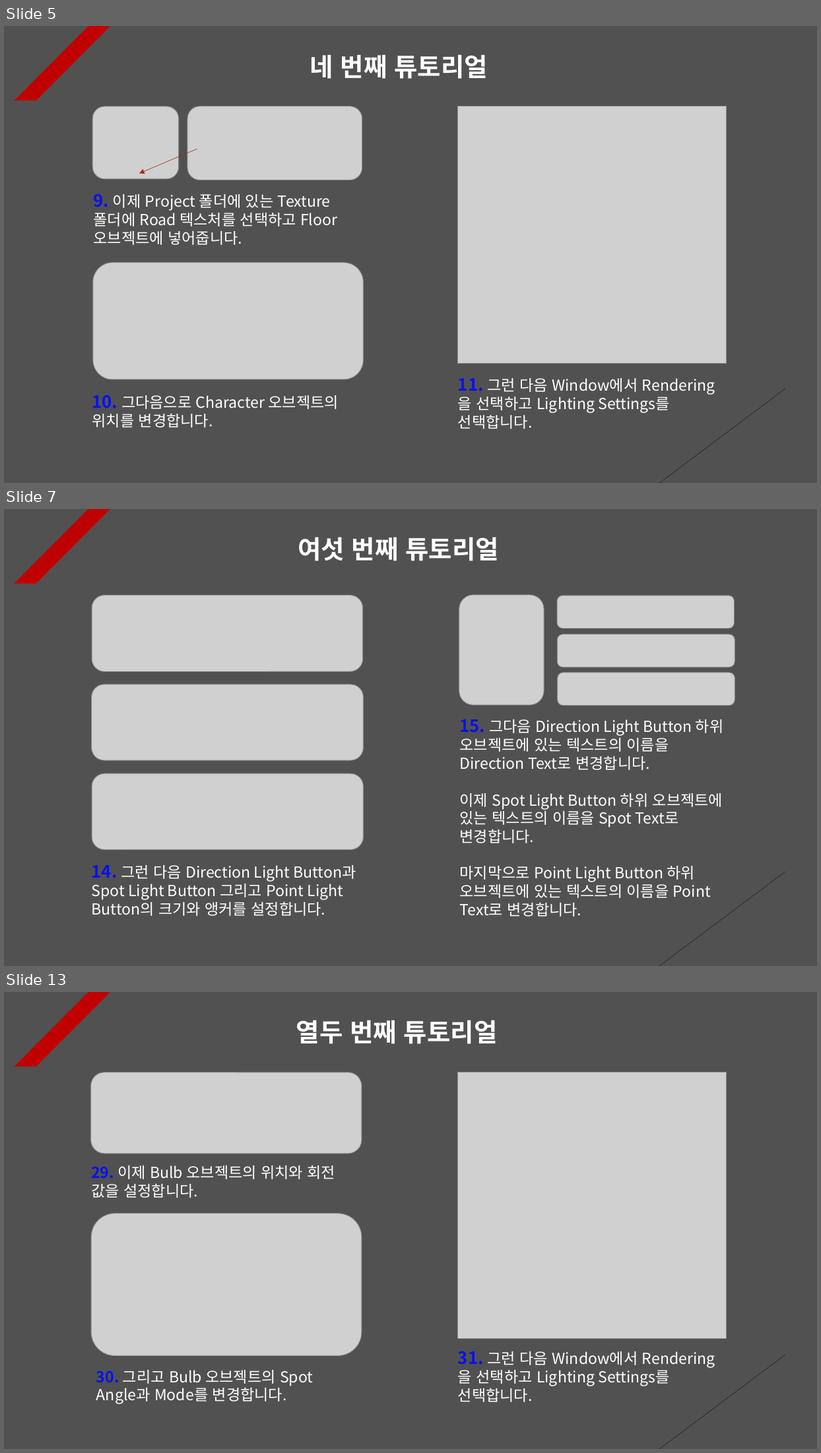
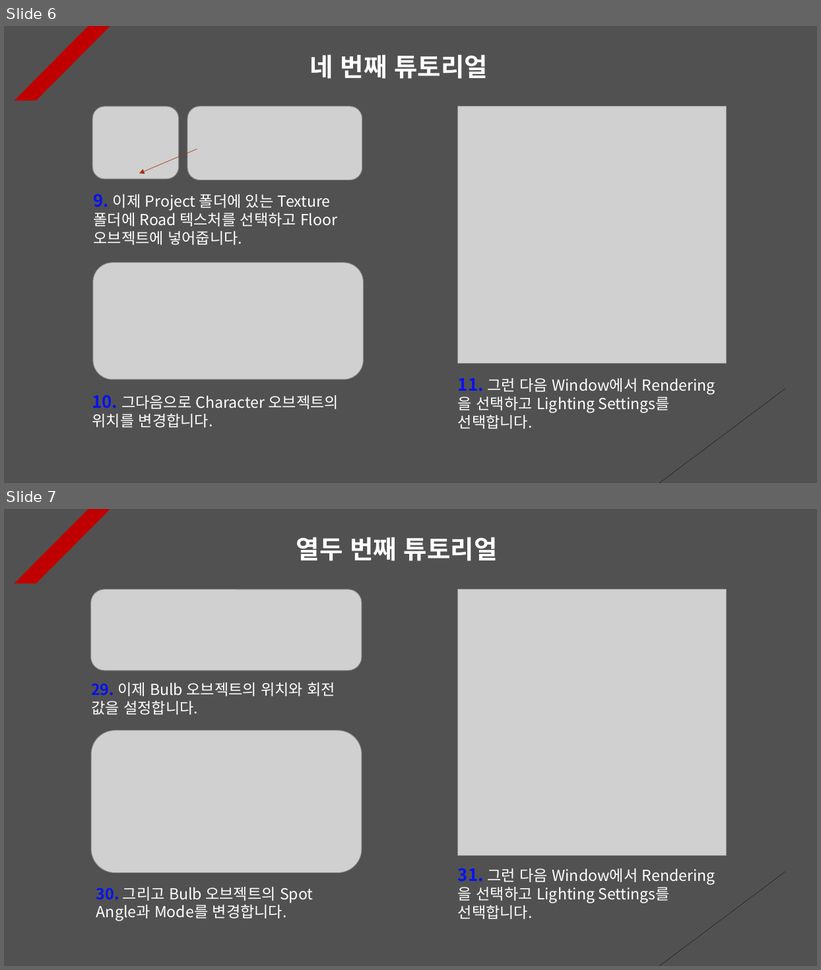
Before and after one commit to Unity2033/3D-UnityEngine, a slide deck: Assets/Class/Light/PPT Data/Light Example.pptx. Shown one above the other, each under a label of ours: slides 5, 7 and 13 before the commit, slides 6 and 7 after it; the slides between them are not shown. The pictures are 821x1453 and 821x970 pixels, drawn with LibreOffice and Linux fonts; fonts in the diff are those of the drawing; grey boxes stand for pictures. Boxes give left, top, right and bottom in pixels: in the first picture for what was removed or moved away, otherwise in the second. Text is boxed around its words. In the diff, an @@ line names an element or a change of style, - is before the commit and + after.

Commit message:
Light Tutorial Renewal
- Delete and add resource data

- Placement and positioning of
  game objects

- Light PPT Data Update

```diff
--- a/Assets/Class/Light/PPT Data/Light Example.pptx
+++ b/Assets/Class/Light/PPT Data/Light Example.pptx
@@ slide 7 removed at <box>4,509,817,966</box>, background #515151; not listed: 2 template elements that a slide beside it also shows @@
@@ text removed at <box>298,537,500,561</box> @@
-여섯 번째 튜토리얼
@@ picture removed at <box>92,595,362,671</box> @@
@@ picture removed at <box>459,595,544,706</box> @@
@@ picture removed at <box>557,595,734,628</box> @@
@@ picture removed at <box>557,634,735,667</box> @@
@@ picture removed at <box>92,685,364,761</box> @@
@@ picture removed at <box>558,673,735,706</box> @@
@@ text removed at <box>460,720,724,917</box> @@
-15. 그다음 Direction Light Button 하위 오브젝트에 있는 텍스트의 이름을 Direction Text로 변경합니다.
-이제 Spot Light Button 하위 오브젝트에 있는 텍스트의 이름을 Spot Text로 변경합니다.
-마지막으로 Point Light Button 하위 오브젝트에 있는 텍스트의 이름을 Point Text로 변경합니다.
@@ picture removed at <box>92,774,363,850</box> @@
@@ text removed at <box>92,865,356,916</box> @@
-14. 그런 다음 Direction Light Button과 Spot Light Button 그리고 Point Light Button의 크기와 앵커를 설정합니다.
@@ what was slide 5 is now slide 6 @@
@@ what was slide 13 is now slide 7 @@
```
Also in this commit, not shown: 3 slides changed, 2 slides added, 9 other slides removed, 25 other files.
